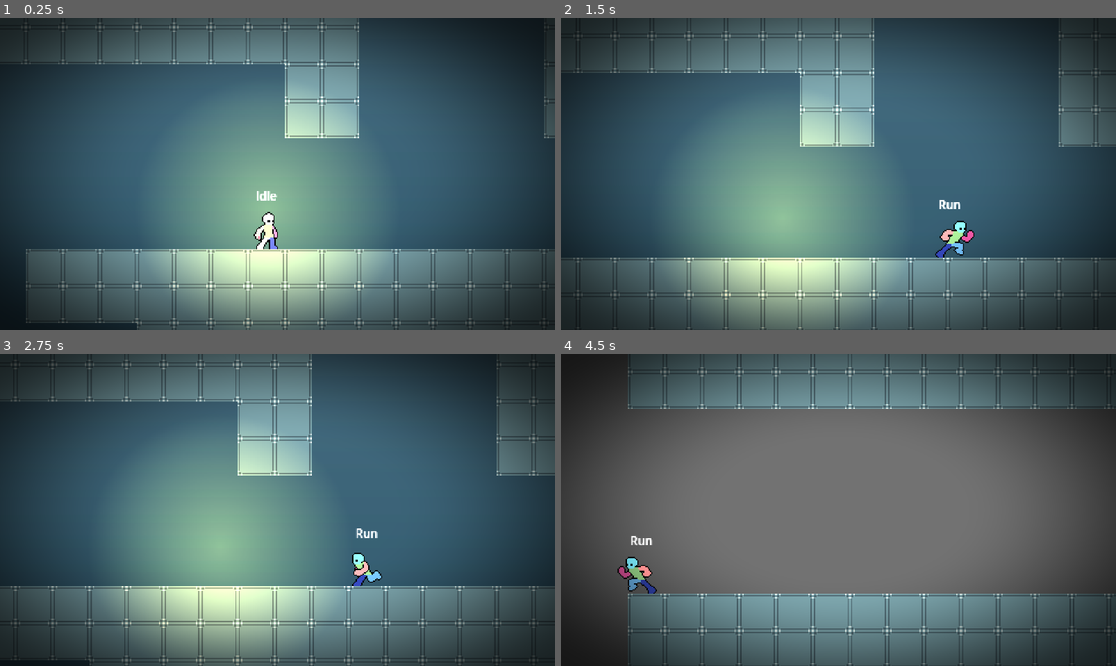
Above: before the commit, frames 1-4 (two rows, left to right).
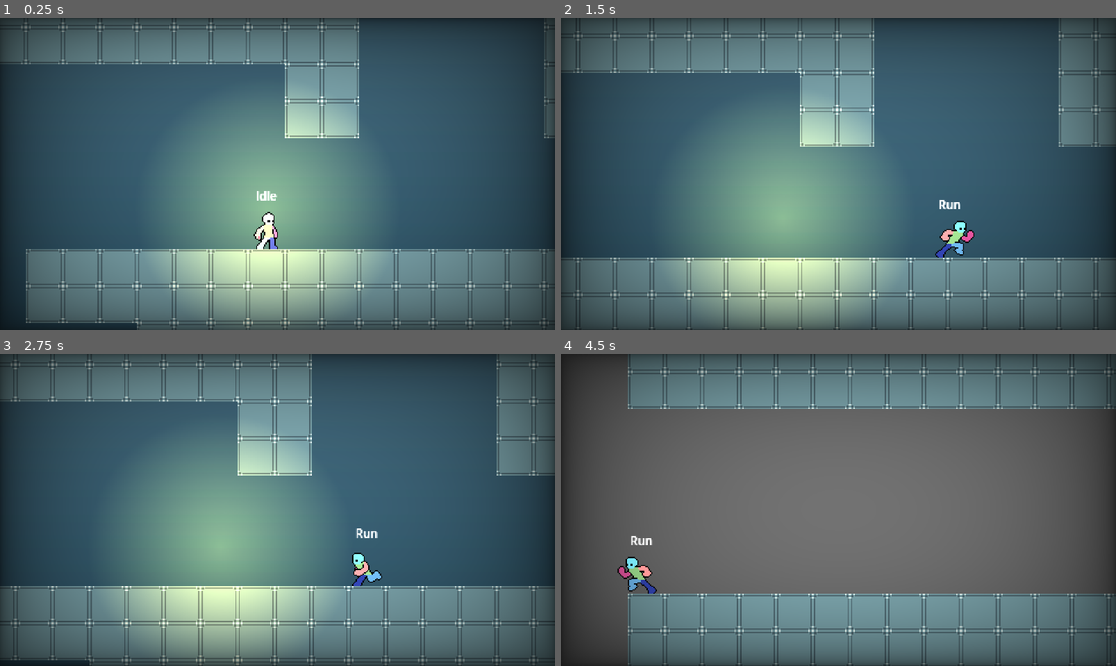
Above: after the commit, the same moments.

Repository: TianJunShi1/harry-forge
Game: Godot game, scene res://main.tscn
The game is run twice, just before and just after one commit, with the same random seed, the same clock (stepped at 60 frames per second) and the same inputs.
Inputs (mouse positions are in pixels of both pictures, inside the frame that each line leads up to):
- Up to frame 1 (0.25 s): no input
- Up to frame 2 (1.5 s): move the mouse to (960, 158) at 0.52 s; hold D (right) from 0.53 s (still down); tap Shift (run) at 0.6, 1.35 s; tap Space (jump) at 0.77 s; move the mouse to (727, 189) at 1.27 s
- Up to frame 3 (2.75 s): tap Space (jump) at 1.52 s; move the mouse to (333, 441) at 2.02 s; release D (right) at 2.03 s; hold A (left) from 2.03 s (still down); tap Shift (run) at 2.1 s
- Up to frame 4 (4.5 s): move the mouse to (810, 572) at 2.77 s; release A (left) at 2.78 s; hold D (right) 2.78-4.28 s; tap Shift (run) at 2.85, 3.6, 4.35 s; tap Space (jump) at 3.02, 3.77 s; move the mouse to (1005, 556) at 3.52 s; move the mouse to (672, 463) at 4.27 s; hold A (left) from 4.28 s (still down)

The runs differ from the first frame. In frame 1, 13% of the frame differs, in the area x 0-100%, y 0-100%; in frame 2, 14%; in frame 3, 14%; in frame 4, 12%.

Commit message:
vignette 改为矩形边缘公式，新增颜色可调
圆形公式只压暗四角，改用 UV.x*(1-UV.x)*UV.y*(1-UV.y) 矩形公式使
所有边缘均匀压暗。新增 vignette_color uniform，可调成深蓝等自定义颜色。

https://claude.ai/code/session_01Nep7k7bm9abyPcpCngC5Ws

Diff:
--- a/general/camera/pixel_renderer.tscn
+++ b/general/camera/pixel_renderer.tscn
@@ -7,16 +7,20 @@
 
 uniform float brightness : hint_range(0.5, 2.0) = 1.0;
 uniform float contrast : hint_range(0.5, 2.0) = 1.0;
-uniform float vignette_strength : hint_range(0.0, 1.0) = 0.4;
+uniform float vignette_strength : hint_range(0.0, 1.0) = 0.6;
+uniform vec4 vignette_color : source_color = vec4(0.0, 0.0, 0.0, 1.0);
 
 void fragment() {
 	vec4 col = texture(TEXTURE, UV);
 	col.rgb *= brightness;
 	col.rgb = (col.rgb - 0.5) * contrast + 0.5;
-	vec2 c = UV - vec2(0.5);
-	float d = length(c) * 1.414;
-	float vignette = 1.0 - smoothstep(0.3, 1.0, d) * vignette_strength;
-	col.rgb *= vignette;
+
+	// 矩形边缘公式：所有边（上下左右+四角）均匀压暗，不再只有四角
+	float v = UV.x * (1.0 - UV.x) * UV.y * (1.0 - UV.y);
+	// pow 指数控制过渡柔和度（越小越渐进，越大越在边缘集中）
+	float mask = 1.0 - clamp(pow(v * 16.0, 0.35), 0.0, 1.0);
+	col.rgb = mix(col.rgb, vignette_color.rgb, mask * vignette_strength);
+
 	col.rgb = clamp(col.rgb, 0.0, 1.0);
 	COLOR = col;
 }
@@ -26,7 +30,8 @@
 shader = SubResource("Shader_fx")
 shader_parameter/brightness = 1.5
 shader_parameter/contrast = 1.05
-shader_parameter/vignette_strength = 0.65
+shader_parameter/vignette_strength = 0.6
+shader_parameter/vignette_color = Color(0, 0, 0, 1)
 
 [node name="PixelRenderer" type="Node2D"]
 script = ExtResource("1_renderer")
--- a/general/scripts/pixel_renderer.gd
+++ b/general/scripts/pixel_renderer.gd
@@ -22,7 +22,8 @@
 @export var atmosphere_color: Color = Color(1, 1, 1, 1)
 @export_range(0.5, 2.0, 0.05) var brightness: float = 1.5
 @export_range(0.5, 2.0, 0.05) var contrast: float = 1.05
-@export_range(0.0, 1.0, 0.05) var vignette: float = 0.65
+@export_range(0.0, 1.0, 0.05) var vignette: float = 0.6
+@export var vignette_color: Color = Color(0, 0, 0, 1)
 
 @onready var _sub_viewport: SubViewport = $SubViewport
 @onready var _display: Sprite2D = $DisplaySprite
@@ -59,6 +60,7 @@
 	mat.set_shader_parameter("brightness", brightness)
 	mat.set_shader_parameter("contrast", contrast)
 	mat.set_shader_parameter("vignette_strength", vignette)
+	mat.set_shader_parameter("vignette_color", vignette_color)
 
 
 # ============================================================================
@@ -214,6 +216,18 @@
 
 
 ## 设置暗角强度（0=无暗角，6=极强）。duration > 0 时平滑过渡。
+func set_vignette_color(color: Color, duration: float = 0.0) -> void:
+	var mat := _display.material as ShaderMaterial
+	if duration <= 0.0:
+		mat.set_shader_parameter("vignette_color", color)
+		return
+	var from: Color = mat.get_shader_parameter("vignette_color")
+	create_tween().tween_method(
+		func(v: Color) -> void: mat.set_shader_parameter("vignette_color", v),
+		from, color, duration
+	)
+
+
 func set_vignette_strength(strength: float, duration: float = 0.0) -> void:
 	var mat := _display.material as ShaderMaterial
 	if mat == null:
